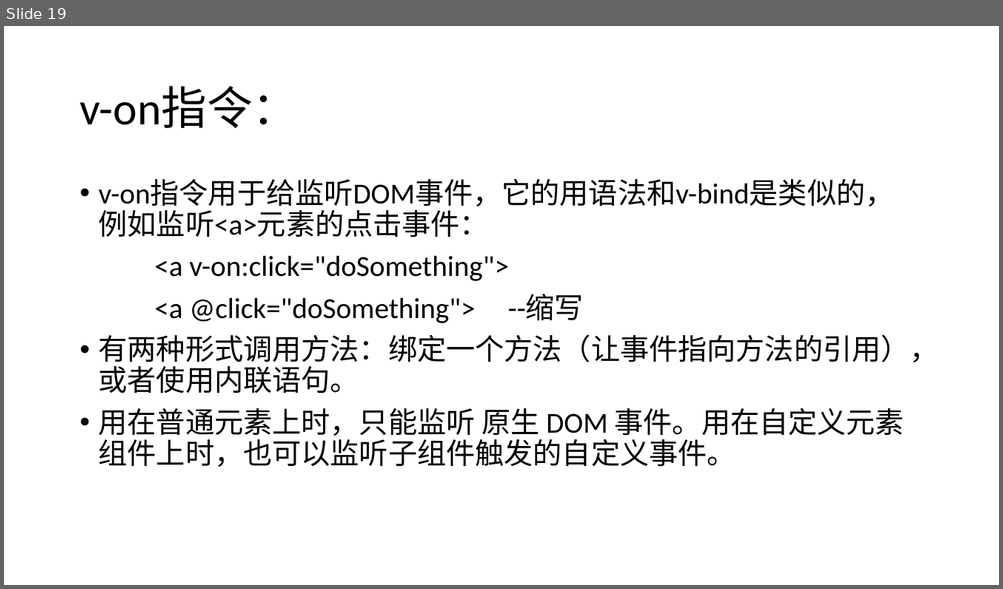
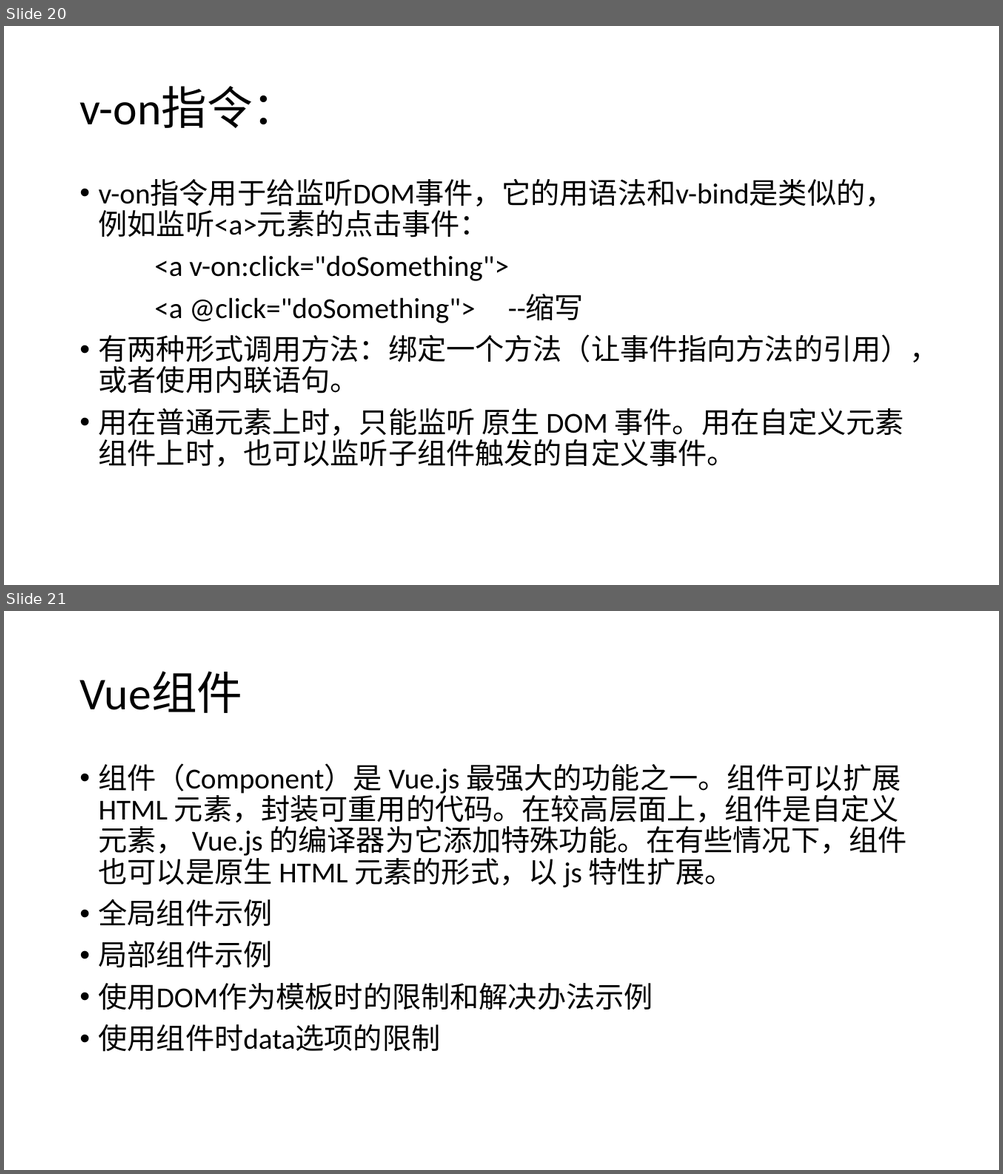
Before and after one commit to YSMJ1994/study, a slide deck: study_Vue/学习Vue.pptx. Shown one above the other, each under a label of ours: slide 19 before the commit, slides 20 and 21 after it. The pictures are 1003x589 and 1003x1174 pixels, drawn with LibreOffice and Linux fonts; fonts in the diff are those of the drawing. Boxes give left, top, right and bottom in pixels: in the first picture for what was removed or moved away, otherwise in the second. Text is boxed around its words. In the diff, an @@ line names an element or a change of style, - is before the commit and + after.

```diff
--- a/study_Vue/学习Vue.pptx
+++ b/study_Vue/学习Vue.pptx
@@ slide 21 added at (4, 611, 999, 1170), background #FFFFFF @@
@@ title added at (79, 672, 242, 713), 44 pt, text #000000 @@
+Vue组件
@@ text added at (99, 763, 907, 1052), 28 pt, text #000000 @@
+• 组件（Component）是 Vue.js 最强大的功能之一。组件可以扩展 HTML 元素，封装可重用的代码。在较高层面上，组件是自定义元素， Vue.js 的编译器为它添加特殊功能。在有些情况下，组件也可以是原生 HTML 元素的形式，以 js 特性扩展。
+• 全局组件示例
+• 局部组件示例
+• 使用DOM作为模板时的限制和解决办法示例
+• 使用组件时data选项的限制
@@ what was slide 19 is now slide 20 @@
```
Also in this commit, not shown: 1 slide changed, 4 other slides added, 1 slide removed, 8 other files.
